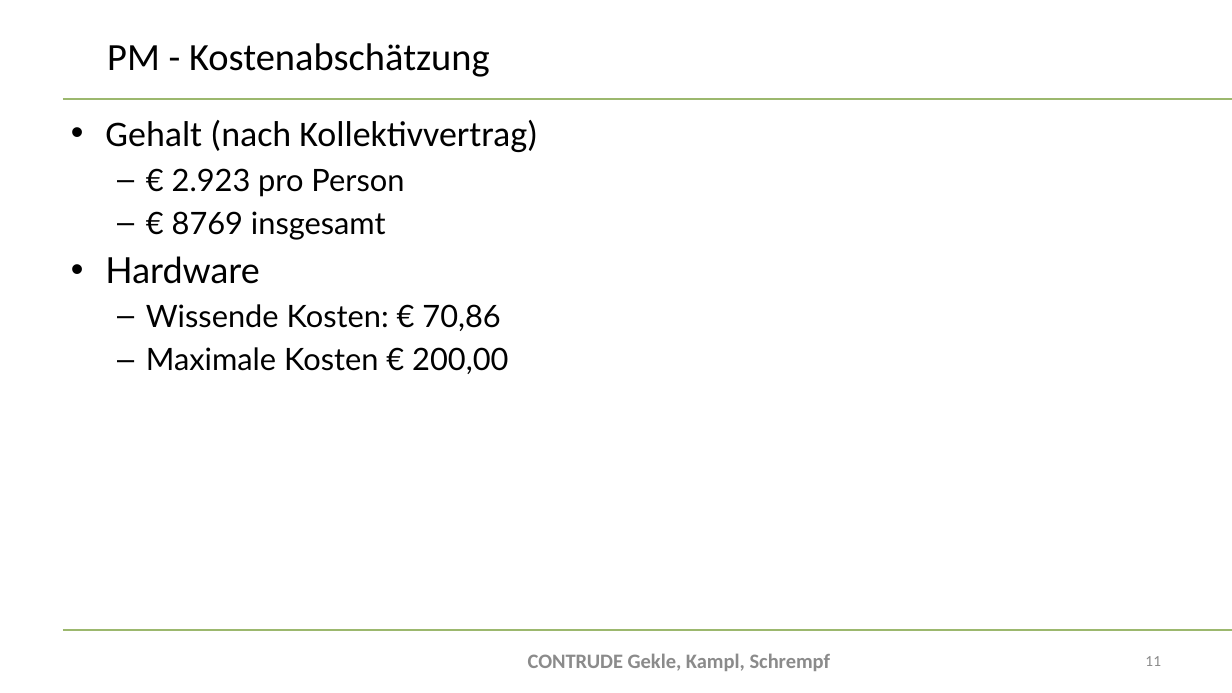
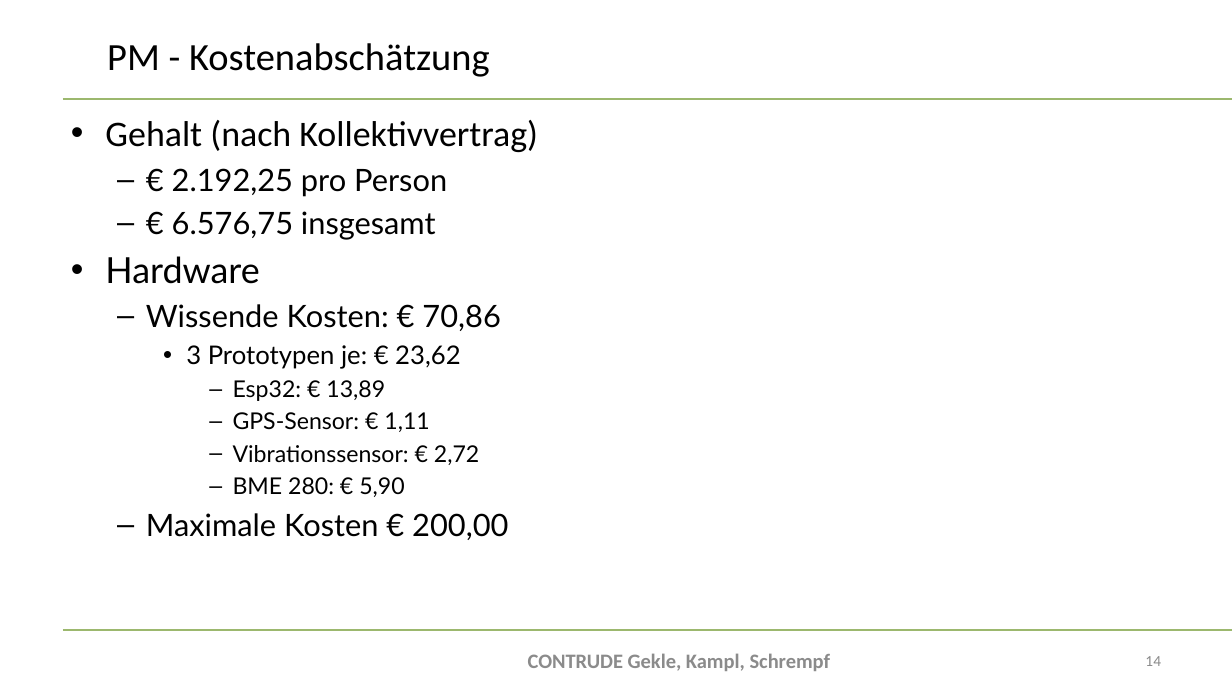
Before and after one commit to bitsneak/Contrude, a slide deck: slide 14 of Diplomarbeit/doc/Presentations/DA-Präsentation2024_Erstpräsentation.pptx (slide 11 before the commit). Drawn at 1232x693 pixels with LibreOffice and Linux fonts; fonts in the diff are those of the drawing; background and template pictures are left out. Boxes give left, top, right and bottom in pixels: in the first picture for what was removed or moved away, otherwise in the second. Text is boxed around its words. In the diff, an @@ line names an element or a change of style, - is before the commit and + after.

```diff
--- a/Diplomarbeit/doc/Presentations/DA-Präsentation2024_Erstpräsentation.pptx
+++ b/Diplomarbeit/doc/Presentations/DA-Präsentation2024_Erstpräsentation.pptx
@@ text at (x1=172, y1=168, x2=447, y2=240): text changed @@
-  – € 2.923 pro Person
-  – € 8769 insgesamt
+  – € 2.192,25 pro Person
+  – € 6.576,75 insgesamt
@@ text at (x1=186, y1=345, x2=479, y2=497): paragraphs added @@
+    • 3 Prototypen je: € 23,62
+      – Esp32: € 13,89
+      – GPS-Sensor: € 1,11
+      – Vibrationssensor: € 2,72
+      – BME 280: € 5,90
@@ page number at (x1=1145, y1=656, x2=1161, y2=666): text changed @@
-11
+14
```
Also in this commit, not shown: 6 other slides changed, 6 slides added, 2 slides removed, 1 other file.
